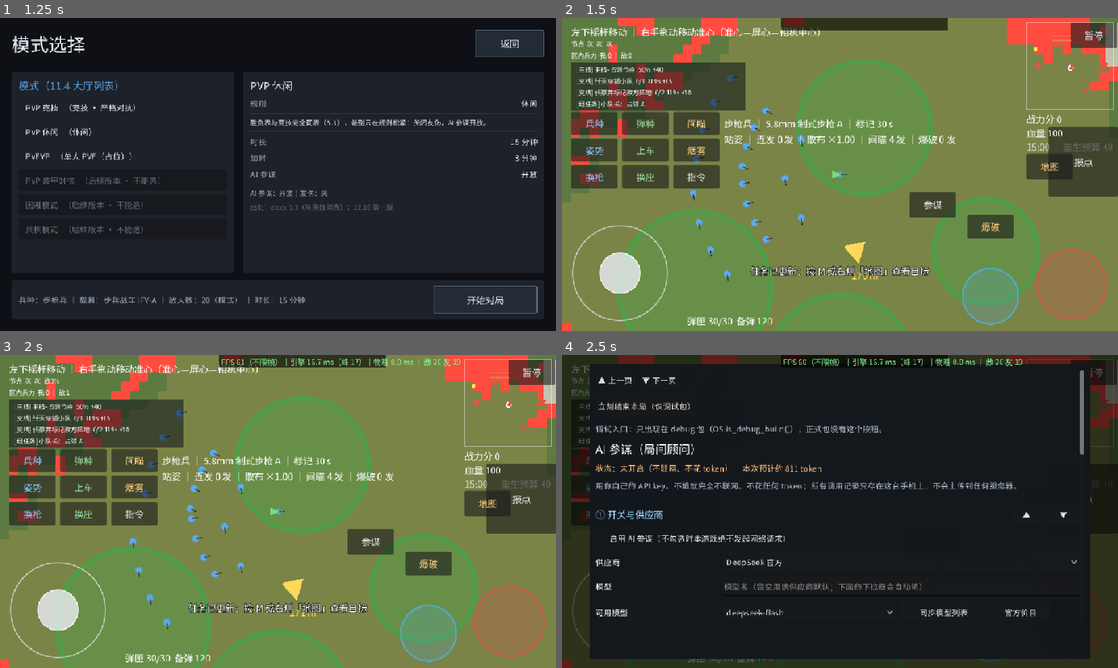
Above: before the commit, frames 1-4 (two rows, left to right).
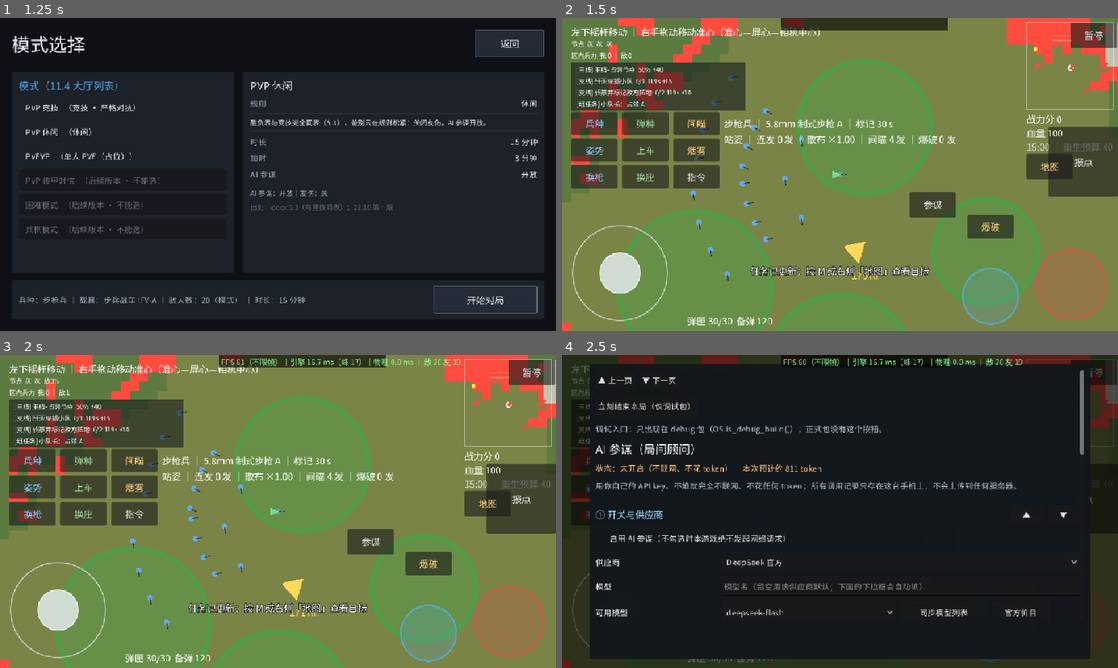
Above: after the commit, the same moments.

Repository: copperbookworm/jieyu-tactics
Game: Godot game, scene res://scenes/app/App.tscn
Two runs of this game, one before a commit and one after it. Both use one fixed random seed, a clock stepped at 60 frames per second and the inputs below.
Inputs:
- Up to frame 1 (1.25 s): click "开始游戏" at 0.5 s
- Up to frame 2 (1.5 s): click "开始对局" at 1.25 s
- Up to frame 3 (2 s): no input
- Up to frame 4 (2.5 s): click "参谋" at 2 s

Frame 1 is identical in both runs. In frame 2, 0.2% of the frame differs, in the area x 23-51%, y 18-83%; in frame 3, 0.2%, in the area x 23-51%, y 17-87%; in frame 4, less than 0.1%.

Commit message:
第九十七版 · 单位角色接贴图（共用一张）+ 纠正 batch1 消费口径
回应使用者「10/18 怎么少了 8 个」的追问：
- 纠正口径：18 张里有 14 张已被消费（10 张进游戏渲染 + 4 张图标进发布件），
  之前把图标另算写成 10/18 不严谨 —— 准确的「真正没接上」只有 4 张角色图

再把缺口补一半：
- 按 docx 12.7.1「24 兵种共用动作、只用配色区分」的本意，UnitFigure._draw() 的下半身
  优先画 char_rifleman_base（64×64，画在 Lower 上随移动方向转、body_color 染色区分阵营），
  文件不在退回椭圆 + 摆腿程序绘制
- 真机复核：单位显示为圆身 + 朝向楔的贴图、阵营染色正确，无 SCRIPT ERROR / 无纹理加载报错
- 至此 batch1 18 张里被消费的到 15 张：游戏渲染 10 张（摇杆底盘/球、六种标记、准星、
  九宫格按钮、角色共用 char_rifleman_base）+ 发布件 4 张图标；
  真正没人读的只剩 char_marksman / scout / engineer_base 三张（卡在「兵种字段」冲突，待拍板）

验收（本轮真跑）：单元 62 个测试文件 / 未全绿 0、断言 2205 项、集成 317 / 0；出包 30.4 MB
规模（LF 字节口径）：含 android/.dsh 不含 addons ⇒ 205 个 .gd / 38578 行；工程主体 ⇒ 198 个 .gd / 37561 行

文档同步：本项目开发进度.txt 新增抬头；docs/美术资产规格.md 第八节更新（单位身体接线 + 修正角色状态）

Diff:
--- a/entities/visual/UnitFigure.gd
+++ b/entities/visual/UnitFigure.gd
@@ -19,6 +19,8 @@
 ## 比两个子节点各自 _draw 少一层状态，而 rotation 仍挂在子节点上。
 ##
 ## 刻意不写 class_name：引用方 preload（见 Cover.gd 头部说明）
+
+const ArtAssetsScript := preload("res://systems/art/ArtAssets.gd")
 
 const LEG_SWING := 0.55       # 腿前后摆动的幅度（相对身体半径）
 const LEG_SPREAD := 0.42      # 两条腿的横向间距（相对身体半径）
@@ -159,13 +161,21 @@
 	var along := r * body_length_scale()
 	# ① 下半身：沿移动方向的身体 + 两条前后摆的腿
 	draw_set_transform(Vector2.ZERO, lower_angle(), Vector2.ONE)
-	draw_colored_polygon(_ellipse_points(along, r, 24), body_color)
-	var swing := leg_offsets(leg_phase)
-	for i in 2:
-		var side := 1.0 if i == 0 else -1.0
-		var hip := Vector2(-along * 0.20, side * r * LEG_SPREAD)
-		var foot := Vector2(swing[i] * LEG_SWING * r, side * r * (LEG_SPREAD + 0.10))
-		draw_line(hip, foot, body_color.darkened(0.30), r * LEG_WIDTH, true)
+	# 美术优先（2026-10-07 第九十七版）：共用 char_rifleman_base 作为身体底、按阵营染色 ——
+	# docx 12.7.1「24 兵种共用动作、只用配色区分」；4 张兵种图仍没用上（单位模型没有兵种字段，
+	# 见 docs/美术资产规格.md 第七节第 3 条）。正式美术到位后同名替换即可。
+	var base_tex := ArtAssetsScript.texture("char_rifleman_base")
+	if base_tex != null:
+		var span := Vector2(r * 2.4, r * 2.4)   # 64 px 纹理撑到约 1 m 世界直径（PPU 32 ≈ 32 px）
+		draw_texture_rect(base_tex, Rect2(-span * 0.5, span), false, body_color)
+	else:
+		draw_colored_polygon(_ellipse_points(along, r, 24), body_color)
+		var swing := leg_offsets(leg_phase)
+		for i in 2:
+			var side := 1.0 if i == 0 else -1.0
+			var hip := Vector2(-along * 0.20, side * r * LEG_SPREAD)
+			var foot := Vector2(swing[i] * LEG_SWING * r, side * r * (LEG_SPREAD + 0.10))
+			draw_line(hip, foot, body_color.darkened(0.30), r * LEG_WIDTH, true)
 	# ② 上半身：肩 + 枪管 + 双手（沿准星方向）
 	draw_set_transform(Vector2.ZERO, aim_angle(), Vector2.ONE)
 	var sr := r * SHOULDER_SCALE
Binary file added: shots/真机_20261007-1910_单位角色走共用贴图.png
Not shown, added: shots/真机_20261007-1910_单位角色走共用贴图.png.import
Not shown, changed: 本项目开发进度.txt
Not shown, changed: docs/美术资产规格.md
